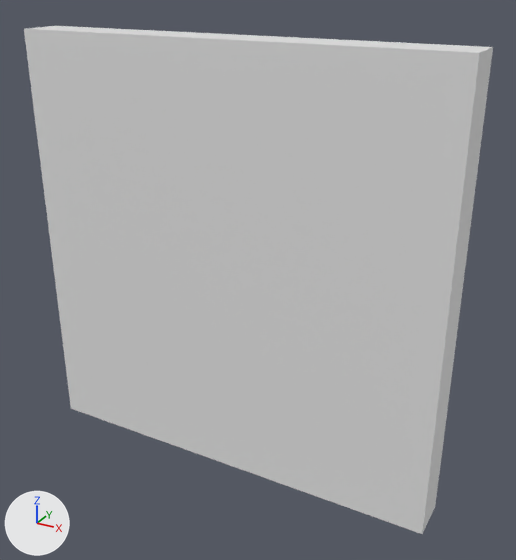
Renders of the Blender file Assets/Models/Blend/Buildings/Wood/Floor.blend from each side of a commit.
Camera for both pictures: a camera (50 mm lens) standing at (0.267, -1.274, 1.128) and looking at (-0.454, 0.037, 0.472). Arrows for +X, +Y and +Z are at lower left; the lights stay in place.

In view in the first picture: 'Floor'.
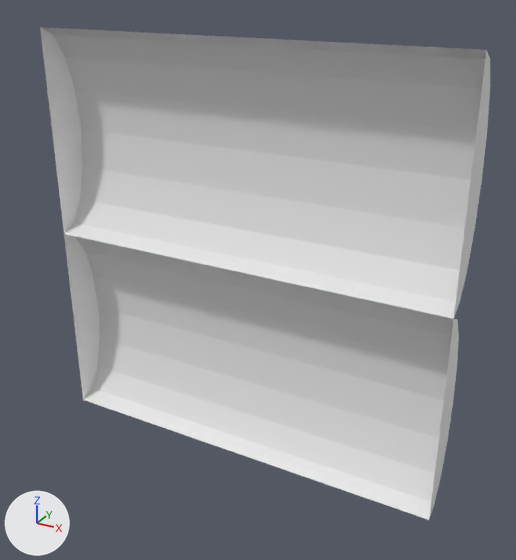
What differs and where, as boxes [x1, y1, x2, y2] in the pictures (516 x 560 px):
```json
{"object": "Floor", "change": "reshaped", "before": [24, 26, 493, 534], "after": [40, 27, 490, 520]}
```

Edits to the scene script, one JSON object a line:
```json
{"block": "me_cube_002", "where": "# used by ob_floor; location = (0.0, 0.0, 0.0)"}
{"op": "remove", "block": "me_cube_002", "code": "me_cube_002.from_pydata(...)  # 8 vertices, 6 faces; spans x -1.0..0.0, y -0.05..0.05, z 0.0..1.0"}
{"op": "add", "block": "me_cube_002", "code": "me_cube_002.from_pydata(...)  # 34 vertices, 20 faces; spans x -1.0..0.0, y 0.0..0.1, z 0.0..1.0"}
{"block": "me_cube_002", "change": "me_cube_002 part 1: the whole mesh is rebuilt"}
```
